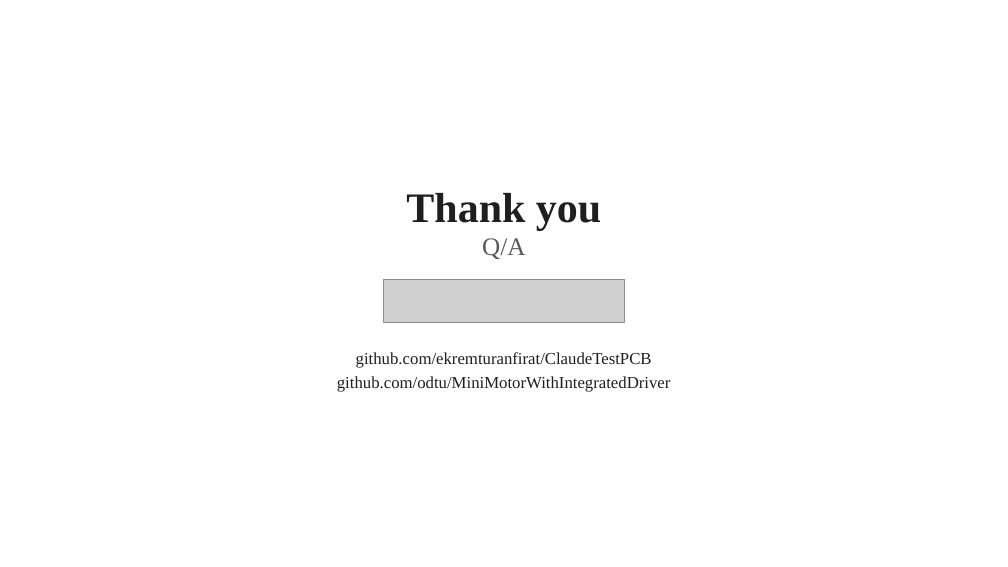
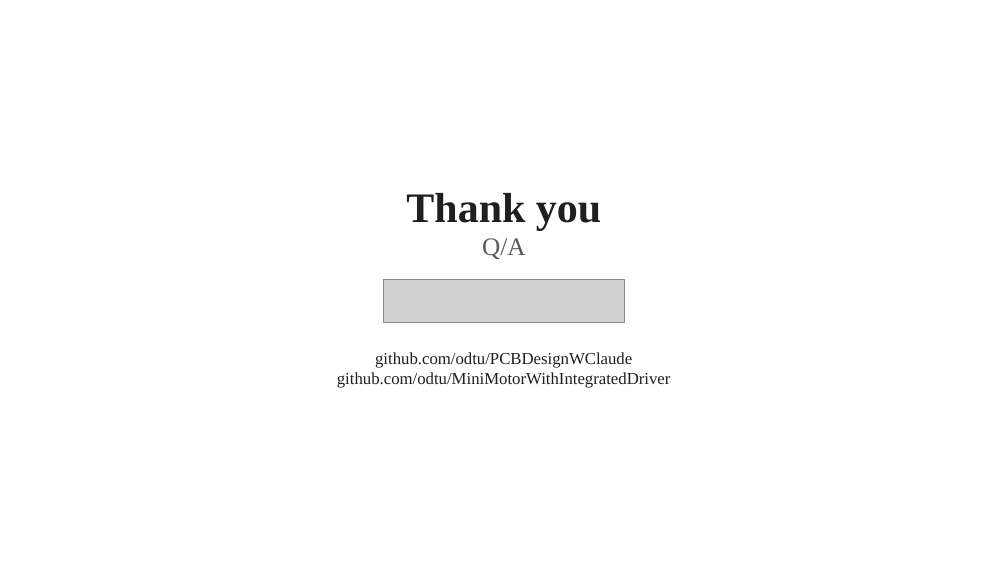
Before and after one commit to ekremturanfirat/ClaudeTestPCB, a slide deck: slide 18 of Presentation.pptx. Drawn at 1008x567 pixels with LibreOffice and Linux fonts; fonts in the diff are those of the drawing; grey boxes stand for pictures. Boxes give left, top, right and bottom in pixels: in the first picture for what was removed or moved away, otherwise in the second. Text is boxed around its words. In the diff, an @@ line names an element or a change of style, - is before the commit and + after.

```diff
--- a/Presentation.pptx
+++ b/Presentation.pptx
@@ text at <box>337,352,671,388</box>: text changed @@
-github.com/ekremturanfirat/ClaudeTestPCB
-github.com/odtu/MiniMotorWithIntegratedDriver
+github.com/odtu/PCBDesignWClaude
+github.com/odtu/MiniMotorWithIntegratedDriver
```
Also in this commit, not shown: 2 other slides changed.
